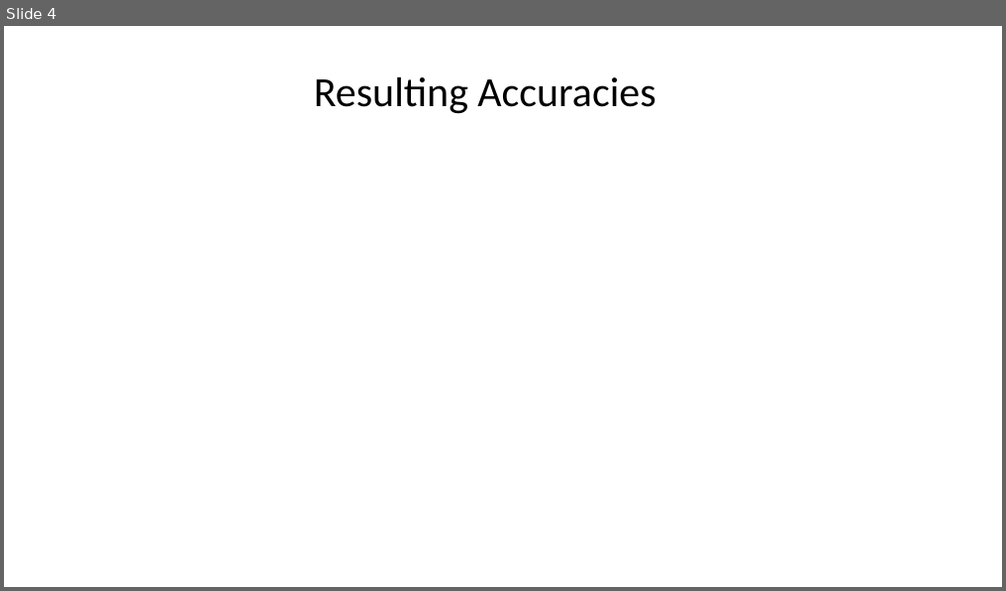
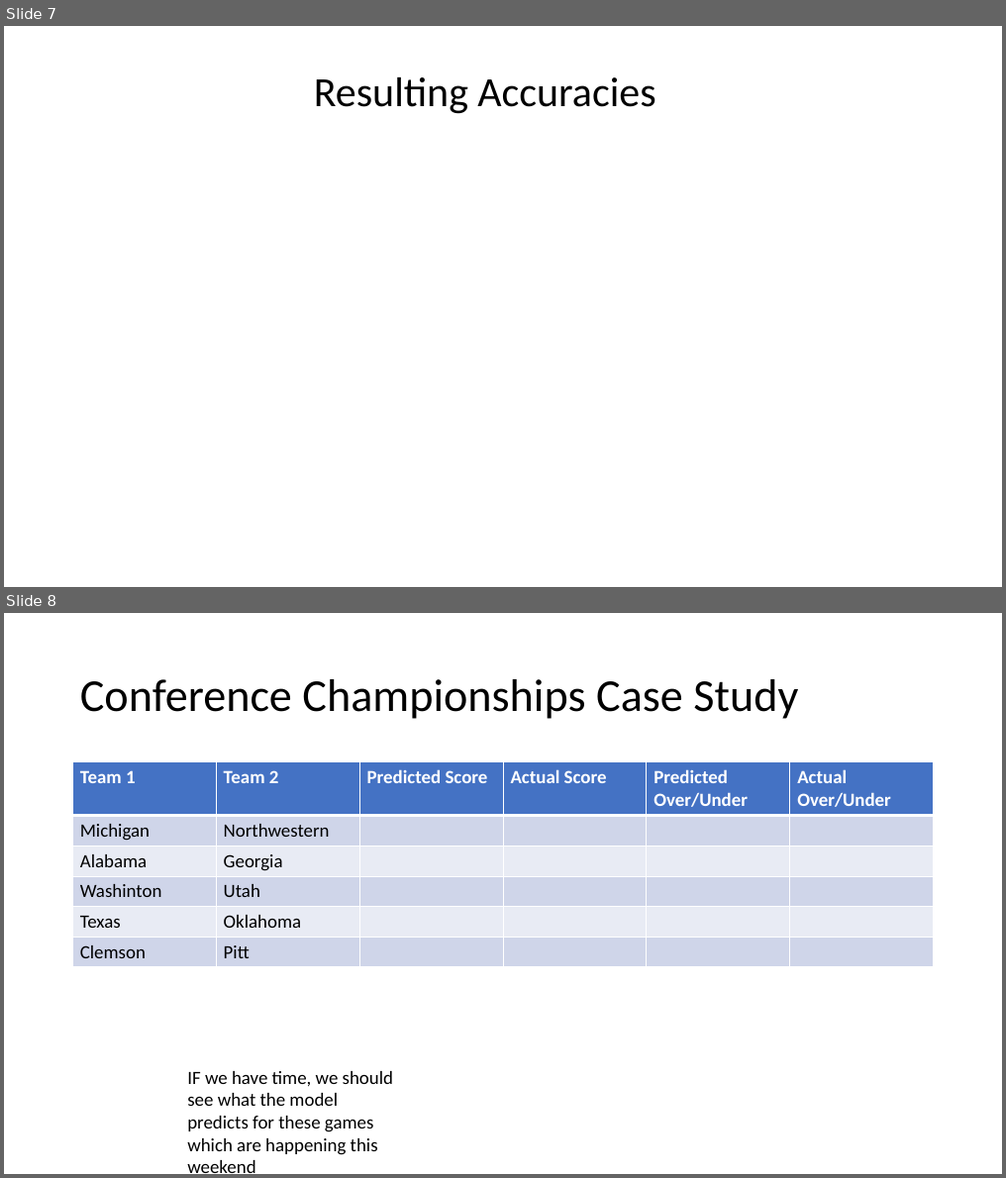
Before and after one commit to cjmasini/football_predictor, a slide deck: Presentation.pptx. Shown one above the other, each under a label of ours: slide 4 before the commit, slides 7 and 8 after it. The pictures are 1006x591 and 1006x1178 pixels, drawn with LibreOffice and Linux fonts; fonts in the diff are those of the drawing. Boxes give left, top, right and bottom in pixels: in the first picture for what was removed or moved away, otherwise in the second. Text is boxed around its words. In the diff, an @@ line names an element or a change of style, - is before the commit and + after.

```diff
--- a/Presentation.pptx
+++ b/Presentation.pptx
@@ slide 8 added at (4,613,1002,1174), background #FFFFFF @@
@@ title added at (80,679,798,719), 44 pt, text #000000 @@
+Conference Championships Case Study
@@ table added at (73,762,936,967), 6 rows, 6 columns @@
+Team 1 | Team 2 | Predicted Score | Actual Score | Predicted Over/Under | Actual Over/Under
+Michigan | Northwestern |  |  |  | 
+Alabama | Georgia |  |  |  | 
+Washinton | Utah |  |  |  | 
+Texas | Oklahoma |  |  |  | 
+Clemson | Pitt |  |  |  | 
@@ text added at (187,1071,393,1173), 18 pt, text #000000 @@
+IF we have time, we should see what the model predicts for these games which are happening this weekend
@@ what was slide 4 is now slide 7 @@
```
Also in this commit, not shown: 2 slides changed, 3 other slides added, 1 other file.
